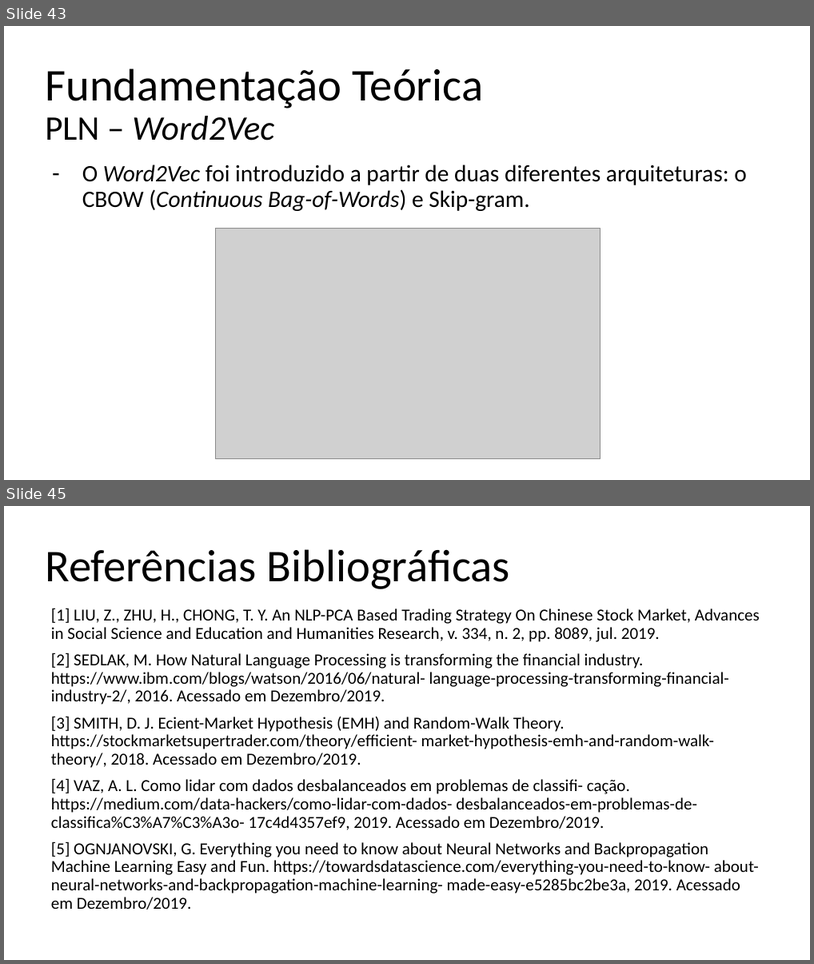
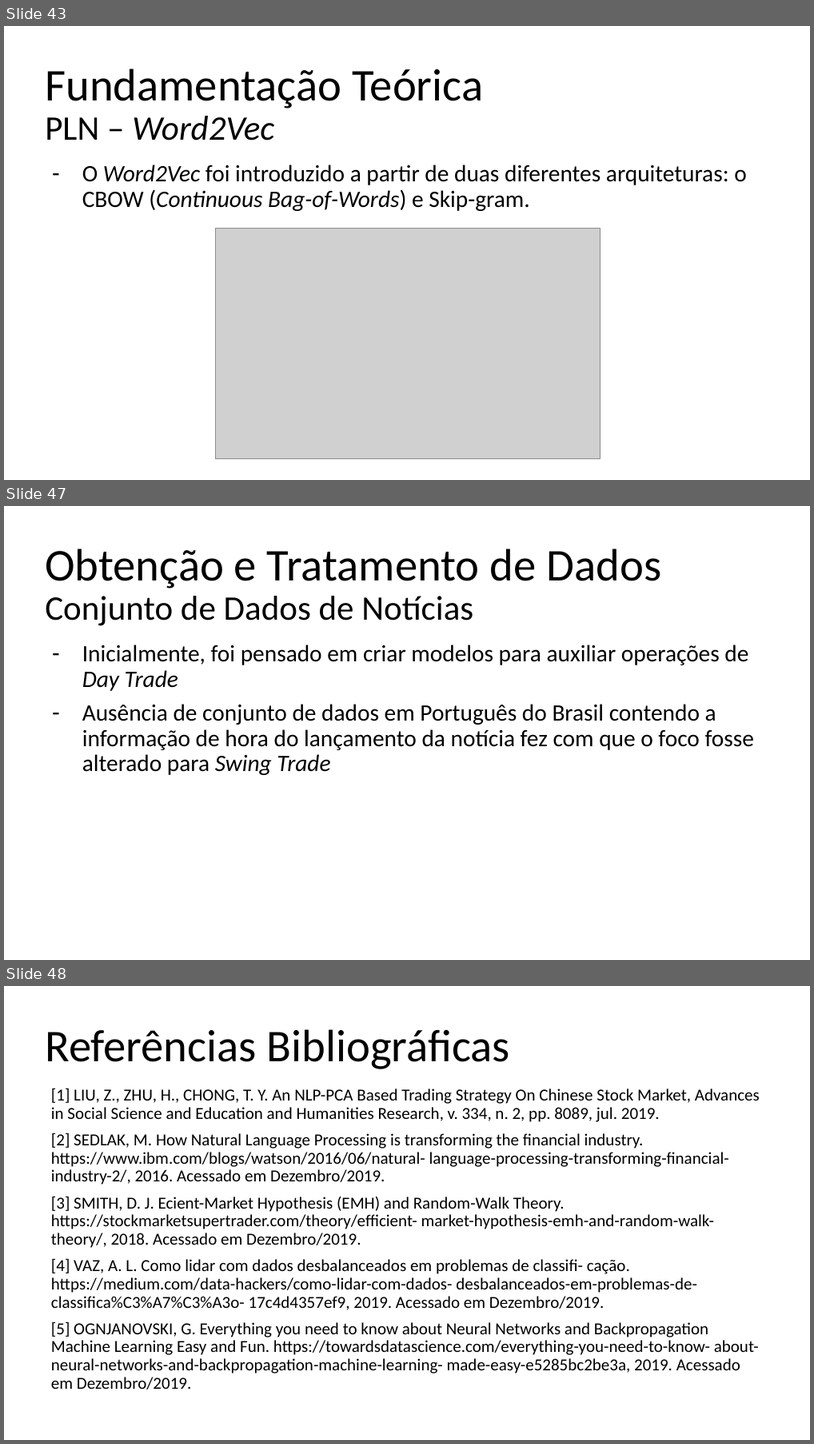
Before and after one commit to lgcanto/tcc, a slide deck: TCC_LGC_V1.pptx. Shown one above the other, each under a label of ours: slides 43 and 45 before the commit, slides 43, 47 and 48 after it; the slides between them are not shown. The pictures are 814x964 and 814x1444 pixels, drawn with LibreOffice and Linux fonts; fonts in the diff are those of the drawing; grey boxes stand for pictures. Boxes give left, top, right and bottom in pixels: in the first picture for what was removed or moved away, otherwise in the second. Text is boxed around its words. In the diff, an @@ line names an element or a change of style, - is before the commit and + after.

Commit message:
Advancing until Obtencao e Tratamento de Dados

```diff
--- a/TCC_LGC_V1.pptx
+++ b/TCC_LGC_V1.pptx
@@ slide 47 added at bbox=[4, 506, 810, 960], background #FFFFFF @@
@@ title added at bbox=[45, 548, 662, 626], 54 pt, text #000000 @@
+Obtenção e Tratamento de Dados
+Conjunto de Dados de Notícias
@@ text added at bbox=[82, 644, 754, 775], 28 pt, text #000000 @@
+– Inicialmente, foi pensado em criar modelos para auxiliar operações de Day Trade
+– Ausência de conjunto de dados em Português do Brasil contendo a informação de hora do lançamento da notícia fez com que o foco fosse alterado para Swing Trade
@@ what was slide 45 is now slide 48 @@
```
Also in this commit, not shown: 3 slides changed, 2 other slides added.
